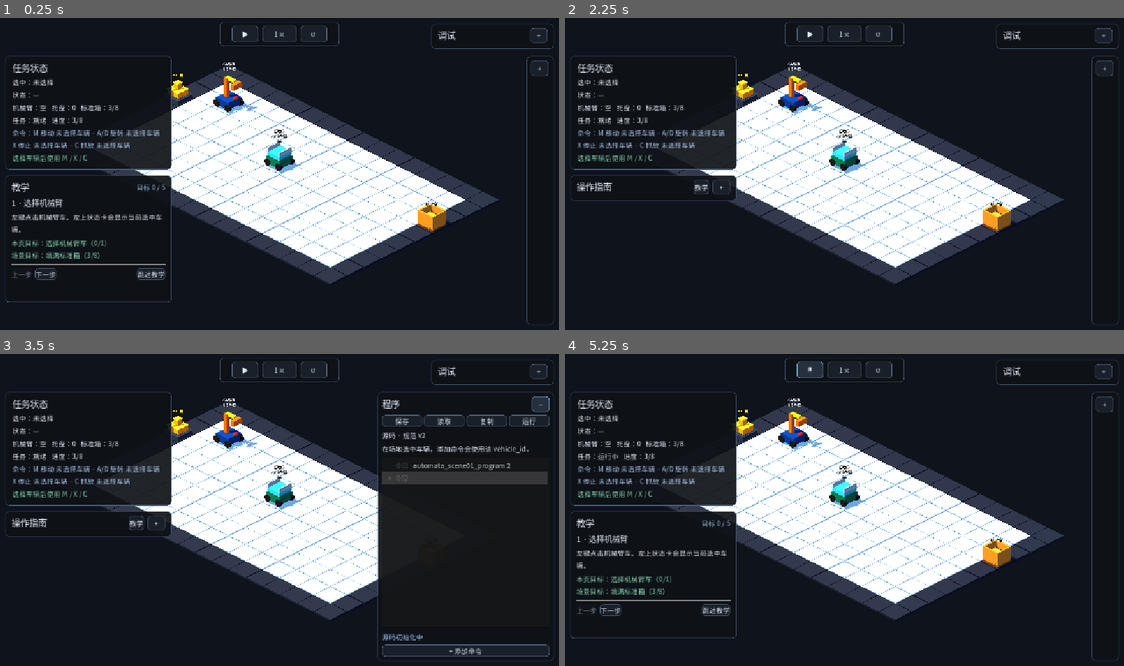
Above: before the commit, frames 1-4 (two rows, left to right).
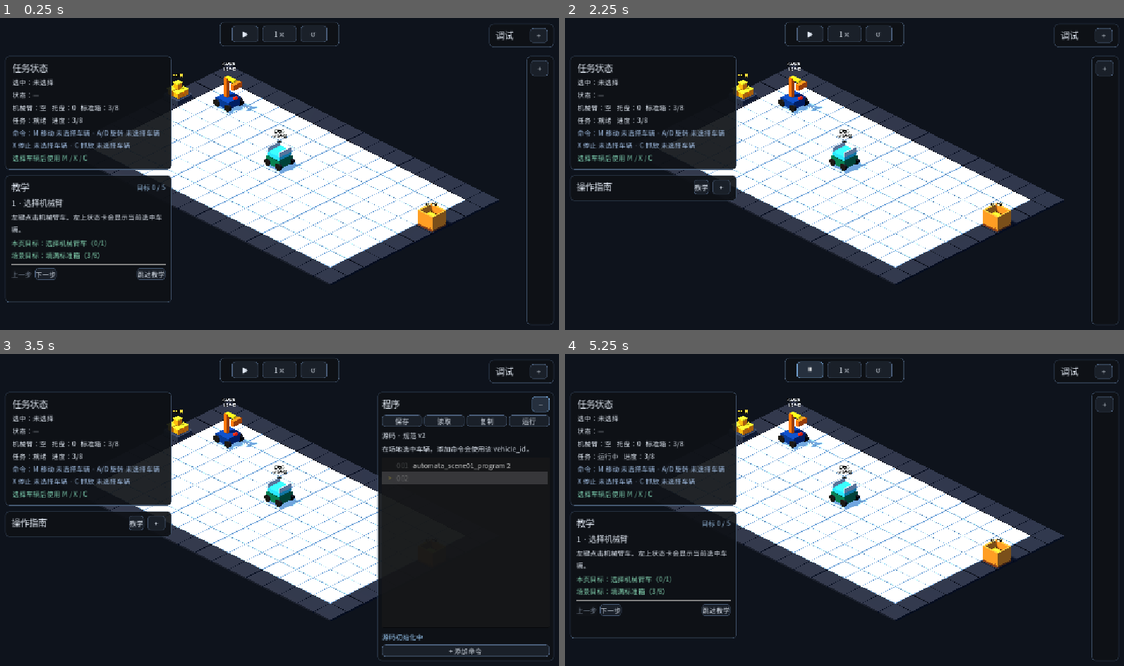
Above: after the commit, the same moments.

Repository: Ri0n72Y/automata
Game: Godot game, scene res://scenes/scene_01/scene_01_basic_packing.tscn
Two runs of this game, one before a commit and one after it. Both use one fixed random seed, a clock stepped at 60 frames per second and the inputs below.
Inputs:
- Up to frame 1 (0.25 s): no input
- Up to frame 2 (2.25 s): click "下一步" at 0.5 s; click "上一步" at 1.25 s; click "跳过教学" at 2 s
- Up to frame 3 (3.5 s): click "+" at 2.75 s
- Up to frame 4 (5.25 s): click "−" at 3.5 s; click "教学" at 4.25 s; click "▶" at 5 s

The runs differ from the first frame. In frame 1, 0.2% of the frame differs, in the area x 77-99%, y 2-10%; in frame 2, 0.2%; in frame 3, 0.2%; in frame 4, 0.2%.

Commit message:
[codex]refactor(scene-01): de-emphasize collapsed Debug entry

Diff:
--- a/scripts/scene_01/scene_01_debug_controls.gd
+++ b/scripts/scene_01/scene_01_debug_controls.gd
@@ -1,7 +1,7 @@
 class_name Scene01DebugControls
 extends CanvasLayer
 
-const COLLAPSED_SIZE := Vector2(250.0, 52.0)
+const COLLAPSED_SIZE := Vector2(132.0, 48.0)
 const EXPANDED_SIZE := Vector2(360.0, 292.0)
 const BODY_PATHS := [
 	NodePath("RootControl/Panel/Margin/VBox/CoordinatesRow"),
